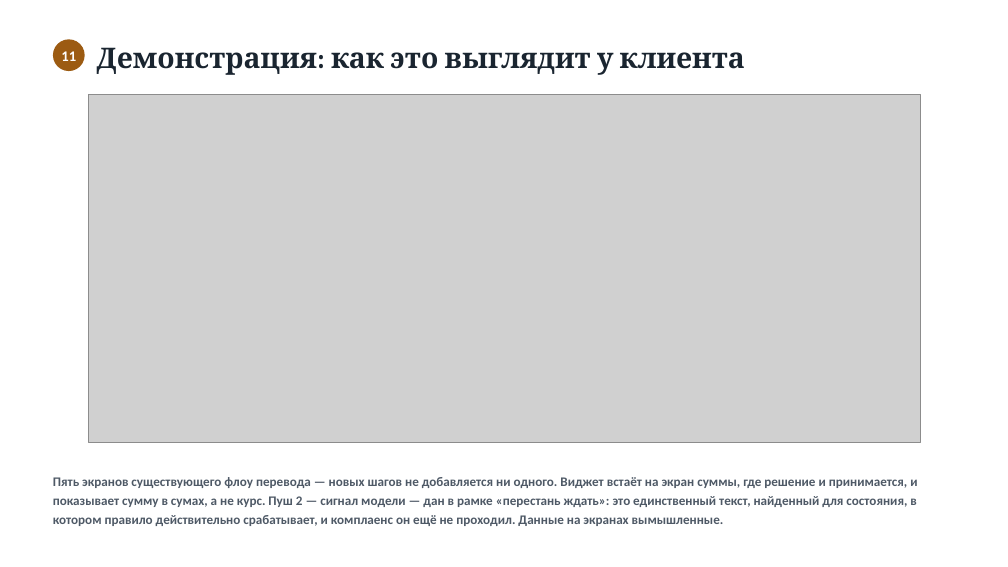
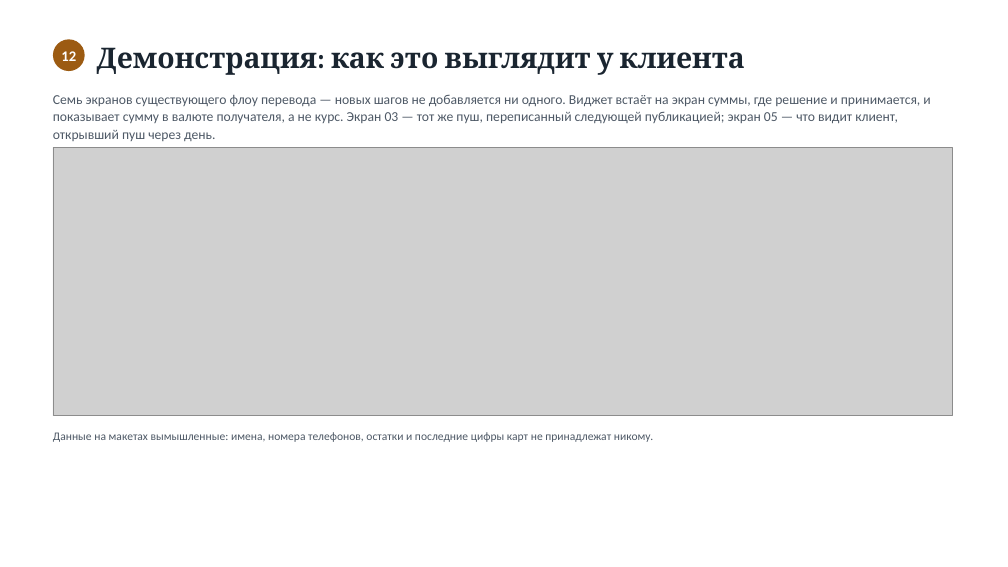
Before and after one commit to tarma3v/international_transfers_signals, a slide deck: slide 14 of submission/prezentaciya-promezhutochnaya.pptx (slide 13 before the commit). Drawn at 1008x567 pixels with LibreOffice and Linux fonts; fonts in the diff are those of the drawing; grey boxes stand for pictures. Boxes give left, top, right and bottom in pixels: in the first picture for what was removed or moved away, otherwise in the second. Text is boxed around its words. In the diff, an @@ line names an element or a change of style, - is before the commit and + after.

Commit message:
Презентация снова собирается из исходника, плюс слайд клиентского пути
Генератор и сданный файл разошлись: make_deck.js давал 16 слайдов, а в pptx их
было 17. Слайд «Демонстрация» и три правки текста были когда-то внесены прямо в
pptx, поэтому любая пересборка их молча теряла. Сверил оба файла по тексту и
вернул в исходник всё, чего там не было:

  - слайд «Демонстрация: как это выглядит у клиента»;
  - формулировку про верхний дециль без «не жди» — «сказать о нём можно лишь
    то, что за такими днями ожидание в прошлом не окупалось»;
  - доли дней (18 % и 17 %) в калибровке индикатора;
  - раздел «Сделано» в плане до финала.

Новый слайд «Клиентский путь» со схемой из figures/08: организаторы прямо
сказали, что маршрута клиента в прошлой версии видно не было — были две идеи,
алерт на уровень и праздники, а связного пути нет.

Слайд демонстрации обновлён под семь экранов: добавились перезапись пуша и
посадочная, открытая на следующий день.

```diff
--- a/submission/prezentaciya-promezhutochnaya.pptx
+++ b/submission/prezentaciya-promezhutochnaya.pptx
@@ text at <box>61,51,76,61</box>: text changed @@
-11
+12
@@ text added at <box>53,95,930,141</box>, 13 pt, text #4E5966 @@
+Семь экранов существующего флоу перевода — новых шагов не добавляется ни одного. Виджет встаёт на экран суммы, где решение и принимается, и показывает сумму в валюте получателя, а не курс. Экран 03 — тот же пуш, переписанный следующей публикацией; экран 05 — что видит клиент, открывший пуш через день.
@@ picture: place and size @@
-picture at <box>88,95,920,442</box>
+picture at <box>53,147,953,416</box>
@@ text added at <box>53,432,653,442</box>, 11 pt, text #4E5966 @@
+Данные на макетах вымышленные: имена, номера телефонов, остатки и последние цифры карт не принадлежат никому.
@@ text removed at <box>53,477,917,526</box> @@
-Пять экранов существующего флоу перевода — новых шагов не добавляется ни одного. Виджет встаёт на экран суммы, где решение и принимается, и показывает сумму в сумах, а не курс. Пуш 2 — сигнал модели — дан в рамке «перестань ждать»: это единственный текст, найденный для состояния, в котором правило действительно срабатывает, и комплаенс он ещё не проходил. Данные на экранах вымышленные.
```
Also in this commit, not shown: 5 other slides changed, 1 slide added, 2 other files.
